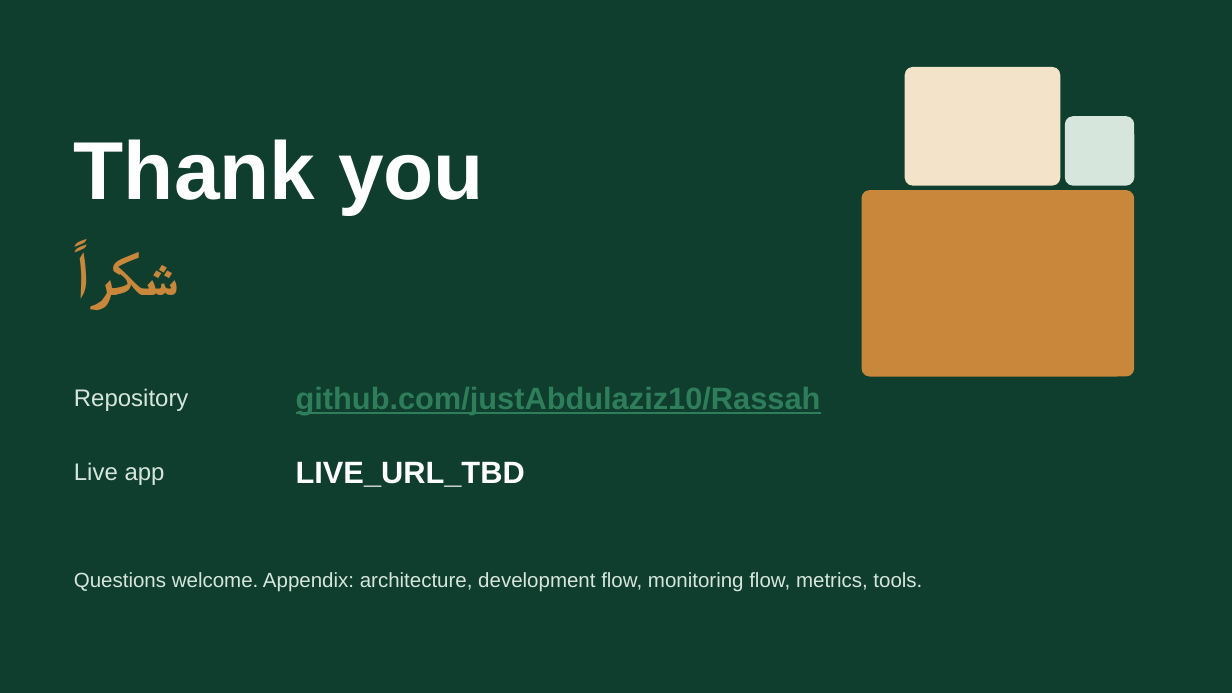
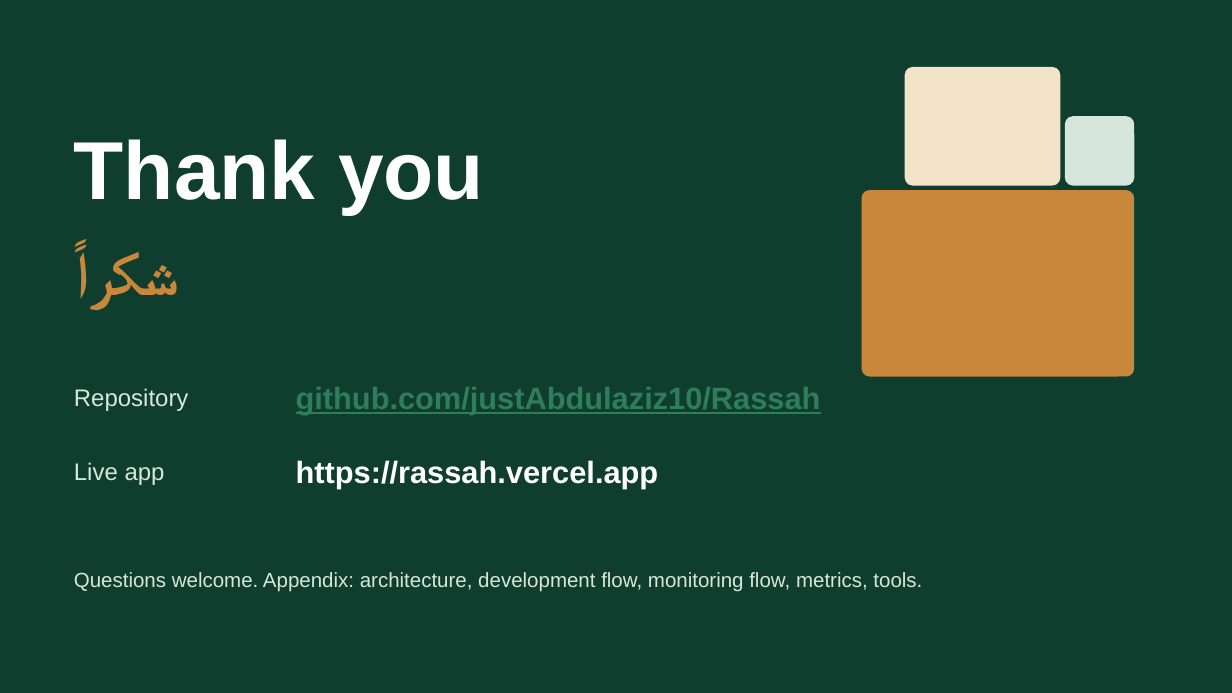
Before and after one commit to justAbdulaziz10/Rassah, a slide deck: slide 11 of docs/report/deck.pptx. Drawn at 1232x693 pixels with LibreOffice and Linux fonts; fonts in the diff are those of the drawing. Boxes give left, top, right and bottom in pixels: in the first picture for what was removed or moved away, otherwise in the second. Text is boxed around its words. In the diff, an @@ line names an element or a change of style, - is before the commit and + after.

```diff
--- a/docs/report/deck.pptx
+++ b/docs/report/deck.pptx
@@ text at [296,460,659,489]: text changed @@
-LIVE_URL_TBD
+https://rassah.vercel.app
```
Also in this commit, not shown: 2 other files.
